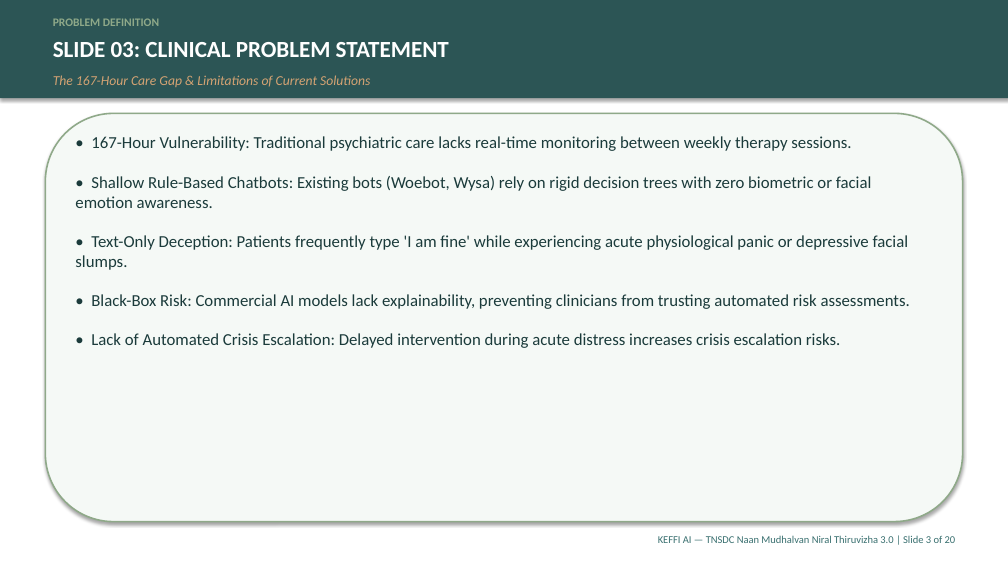
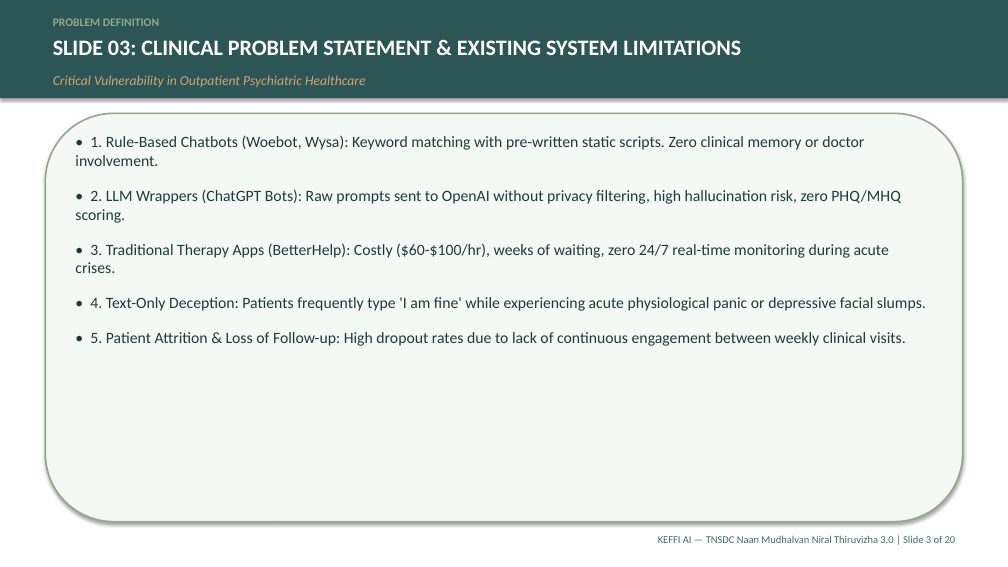
Before and after one commit to balajikrishnan031/Keffi-Test, a slide deck: slide 3 of Final_Submission_Pack/KEFFI_MASTER_20_SLIDE_PRESENTATION.pptx. Drawn at 1008x567 pixels with LibreOffice and Linux fonts; fonts in the diff are those of the drawing. Boxes give left, top, right and bottom in pixels: in the first picture for what was removed or moved away, otherwise in the second. Text is boxed around its words. In the diff, an @@ line names an element or a change of style, - is before the commit and + after.

Commit message:
Update Master 20-Slide Presentation Deck with deep review research data, 96-state breakdown, Woebot JMIR 2017 stats, and financial breakdown

```diff
--- a/Final_Submission_Pack/KEFFI_MASTER_20_SLIDE_PRESENTATION.pptx
+++ b/Final_Submission_Pack/KEFFI_MASTER_20_SLIDE_PRESENTATION.pptx
@@ text at [53, 40, 741, 55]: text changed; size 22 to 21 pt @@
-SLIDE 03: CLINICAL PROBLEM STATEMENT
+SLIDE 03: CLINICAL PROBLEM STATEMENT & EXISTING SYSTEM LIMITATIONS
@@ text at [53, 75, 365, 87]: text changed @@
-The 167-Hour Care Gap & Limitations of Current Solutions
+Critical Vulnerability in Outpatient Psychiatric Healthcare
@@ text at [75, 135, 926, 346]: text changed; size 16 to 15 pt @@
-• 167-Hour Vulnerability: Traditional psychiatric care lacks real-time monitoring between weekly therapy sessions.
-• Shallow Rule-Based Chatbots: Existing bots (Woebot, Wysa) rely on rigid decision trees with zero biometric or facial emotion awareness.
-• Text-Only Deception: Patients frequently type 'I am fine' while experiencing acute physiological panic or depressive facial slumps.
-• Black-Box Risk: Commercial AI models lack explainability, preventing clinicians from trusting automated risk assessments.
-• Lack of Automated Crisis Escalation: Delayed intervention during acute distress increases crisis escalation risks.
+• 1. Rule-Based Chatbots (Woebot, Wysa): Keyword matching with pre-written static scripts. Zero clinical memory or doctor involvement.
+• 2. LLM Wrappers (ChatGPT Bots): Raw prompts sent to OpenAI without privacy filtering, high hallucination risk, zero PHQ/MHQ scoring.
+• 3. Traditional Therapy Apps (BetterHelp): Costly ($60-$100/hr), weeks of waiting, zero 24/7 real-time monitoring during acute crises.
+• 4. Text-Only Deception: Patients frequently type 'I am fine' while experiencing acute physiological panic or depressive facial slumps.
+• 5. Patient Attrition & Loss of Follow-up: High dropout rates due to lack of continuous engagement between weekly clinical visits.
```
Also in this commit, not shown: 19 other slides changed, 3 other files.
